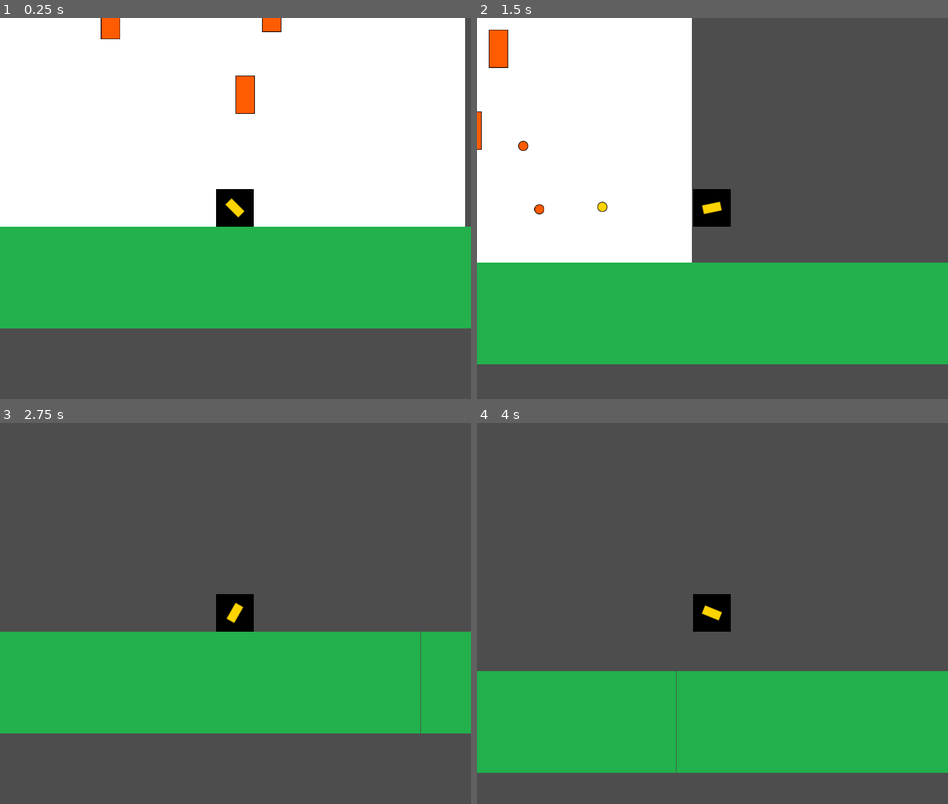
Above: before the commit, frames 1-4 (two rows, left to right).
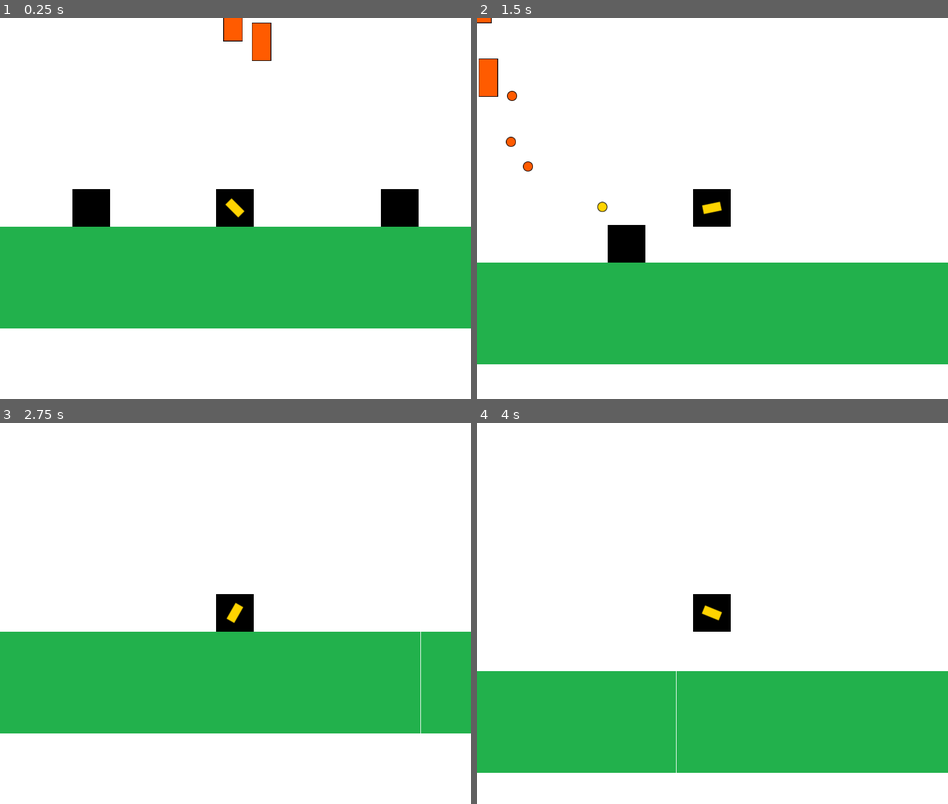
Above: after the commit, the same moments.

Repository: nicomeiradyj/entregas-ipv-meira-nicolas
Game: Godot game, scene res://Main.tscn
Same seed, same stepped clock (60 frames per second), same inputs: the game is played once before the commit and once after it.
Inputs (mouse positions are in pixels of both pictures, inside the frame that each line leads up to):
- Up to frame 1 (0.25 s): no input
- Up to frame 2 (1.5 s): tap Enter at 0.5 s; move the mouse to (816, 189) at 0.52 s; hold D (move_right) from 0.53 s (still down); click (816, 189) at 0.6 s; tap Space (jump) at 0.77 s; move the mouse to (618, 227) at 1.27 s; click (618, 227) at 1.35 s
- Up to frame 3 (2.75 s): tap Space (jump) at 1.52 s; move the mouse to (282, 529) at 2.02 s; release D (move_right) at 2.03 s; hold A (move_left) from 2.03 s (still down); click (282, 529) at 2.1 s
- Up to frame 4 (4 s): tap Space (jump) at 2.75, 3.02, 3.77 s; move the mouse to (688, 689) at 2.77 s; release A (move_left) at 2.78 s; hold D (move_right) from 2.78 s (still down); click (688, 689) at 2.85 s; move the mouse to (853, 670) at 3.52 s; click (853, 670) at 3.6 s

The runs differ from the first frame. In frame 1, 22% of the frame differs, in the area x 0-100%, y 0-100%; in frame 2, 45%; in frame 3, 73%; in frame 4, 73%.

Commit message:
Requisitos basicos listos

Diff:
--- a/entrega-3-meira-nicolas/Main.gd
+++ b/entrega-3-meira-nicolas/Main.gd
@@ -6,4 +6,4 @@
 func _ready() -> void:
 	randomize()
 	player.initialize(self)
-	turret_spawner.initialize(player)
+	turret_spawner.initialize()
--- a/entrega-3-meira-nicolas/Main.tscn
+++ b/entrega-3-meira-nicolas/Main.tscn
@@ -6,11 +6,15 @@
 [ext_resource type="PackedScene" uid="uid://bscjwoaotlcqc" path="res://entities/enemies/Turret.tscn" id="4"]
 [ext_resource type="Script" uid="uid://ertnqm8kd3lw" path="res://entities/enemies/TurretsSpawner.gd" id="5"]
 [ext_resource type="PackedScene" uid="uid://b4667wb7f2iuk" path="res://world/floor.tscn" id="6_3dxm6"]
+[ext_resource type="PackedScene" uid="uid://clgkhks5nljm" path="res://world/cube.tscn" id="7_lgr22"]
 
 [node name="Main" type="Node" unique_id=1412197406]
 script = ExtResource("3")
 
-[node name="Background" type="TextureRect" parent="." unique_id=49386330]
+[node name="CanvasLayer" type="CanvasLayer" parent="." unique_id=1662757973]
+layer = -1
+
+[node name="Background" type="TextureRect" parent="CanvasLayer" unique_id=49386330]
 anchors_preset = 15
 anchor_right = 1.0
 anchor_bottom = 1.0
@@ -24,7 +28,8 @@
 [node name="Camera2D" type="Camera2D" parent="Player" unique_id=1793492882]
 position = Vector2(1, 1)
 
-[node name="TurretsSpawner" type="Node" parent="." unique_id=1714388729]
+[node name="TurretsSpawner" type="Marker2D" parent="." unique_id=664919146]
+position = Vector2(396, 95)
 script = ExtResource("5")
 turret_scene = ExtResource("4")
 
@@ -39,3 +44,10 @@
 
 [node name="Floor4" parent="." unique_id=818139948 instance=ExtResource("6_3dxm6")]
 position = Vector2(2794, 562)
+
+[node name="Cube" parent="." unique_id=2048387859 instance=ExtResource("7_lgr22")]
+position = Vector2(27, 2)
+
+[node name="Cube2" parent="." unique_id=1507535409 instance=ExtResource("7_lgr22")]
+position = Vector2(551, 2)
+mass = 1.0
--- a/entrega-3-meira-nicolas/entities/enemies/Turret.gd
+++ b/entrega-3-meira-nicolas/entities/enemies/Turret.gd
@@ -5,20 +5,34 @@
 
 @export var projectile_scene: PackedScene
 
-var player: Node2D
+var target: Node2D
 var projectile_container: Node
 
-func initialize(turret_pos: Vector2, player: Node2D, projectile_container: Node) -> void:
+func initialize(container: Node, turret_pos: Vector2, new_projectile_container: Node) -> void:
+	container.add_child(self)
 	global_position = turret_pos
-	self.player = player
-	self.projectile_container = projectile_container
-	fire_timer.connect("timeout", fire_at_player)
-	fire_timer.start()
+	projectile_container = new_projectile_container
+
+	fire_timer.timeout.connect(fire_at_player)
 
 func fire_at_player() -> void:
+	if target == null:
+		return
+
 	var proj_instance = projectile_scene.instantiate()
 	proj_instance.initialize(
 		projectile_container,
 		fire_position.global_position,
-		fire_position.global_position.direction_to(player.global_position)
+		fire_position.global_position.direction_to(target.global_position)
 	)
+
+func _on_detection_area_body_entered(body: Node2D) -> void:
+	if target == null:
+		target = body
+		fire_timer.start()
+
+
+func _on_detection_area_body_exited(body: Node2D) -> void:
+	if body == target:
+		target = null
+		fire_timer.stop()
--- a/entrega-3-meira-nicolas/entities/enemies/Turret.tscn
+++ b/entrega-3-meira-nicolas/entities/enemies/Turret.tscn
@@ -1,15 +1,28 @@
-[gd_scene load_steps=4 format=3 uid="uid://bscjwoaotlcqc"]
+[gd_scene format=3 uid="uid://bscjwoaotlcqc"]
 
 [ext_resource type="Texture2D" uid="uid://c1umtbyikidk0" path="res://assets/textures/turret.png" id="1"]
 [ext_resource type="Script" uid="uid://b2s442tfjn5or" path="res://entities/enemies/Turret.gd" id="2"]
 [ext_resource type="PackedScene" path="res://entities/enemies/TurretProjectile.tscn" id="3"]
 
-[node name="Turret" type="Sprite2D"]
+[sub_resource type="CircleShape2D" id="CircleShape2D_8w0r3"]
+radius = 421.076
+
+[node name="Turret" type="Sprite2D" unique_id=131872361]
 texture = ExtResource("1")
 script = ExtResource("2")
 projectile_scene = ExtResource("3")
 
-[node name="FireTimer" type="Timer" parent="."]
+[node name="FireTimer" type="Timer" parent="." unique_id=795713923]
 
-[node name="FirePosition" type="Marker2D" parent="."]
+[node name="FirePosition" type="Marker2D" parent="." unique_id=1761552203]
 position = Vector2(0, -30.0339)
+
+[node name="DetectionArea" type="Area2D" parent="." unique_id=1516396597]
+collision_layer = 0
+collision_mask = 2
+
+[node name="CollisionShape2D" type="CollisionShape2D" parent="DetectionArea" unique_id=1315885918]
+shape = SubResource("CircleShape2D_8w0r3")
+
+[connection signal="body_entered" from="DetectionArea" to="." method="_on_detection_area_body_entered"]
+[connection signal="body_exited" from="DetectionArea" to="." method="_on_detection_area_body_exited"]
--- a/entrega-3-meira-nicolas/entities/enemies/TurretsSpawner.gd
+++ b/entrega-3-meira-nicolas/entities/enemies/TurretsSpawner.gd
@@ -1,16 +1,21 @@
-extends Node
+extends Marker2D
 
 @export var turret_scene: PackedScene
 
-func initialize(player: Node2D) -> void:
-	var visible_rect: Rect2 = get_viewport().get_visible_rect()
+func _ready():
+	call_deferred("initialize")
+
+func initialize() -> void:
+
+	# esto es para la posicion del player y que nio se pongan las torretas arriba
+	var target: Node2D = get_node("/root/Main/Player")
+
 	for i in 3:
 		var turret_instance: Node2D = turret_scene.instantiate()
 
-		var turret_pos: Vector2 = Vector2(
-			randf_range(visible_rect.position.x, visible_rect.end.x),
-			randf_range(visible_rect.position.y + 30, player.global_position.y - 50)
+		var turret_pos: Vector2 = global_position + Vector2(
+			randf_range(-150, 150),
+			randf_range(-150, 150)
 		)
 
-		add_child(turret_instance)
-		turret_instance.initialize(turret_pos, player, self)
+		turret_instance.initialize(self, turret_pos, self)
--- a/entrega-3-meira-nicolas/entities/player/Player.gd
+++ b/entrega-3-meira-nicolas/entities/player/Player.gd
@@ -1,4 +1,6 @@
 extends CharacterBody2D
+
+class_name Player
 
 @onready var cannon: Node = $Cannon
 
--- a/entrega-3-meira-nicolas/entities/player/Player.tscn
+++ b/entrega-3-meira-nicolas/entities/player/Player.tscn
@@ -12,6 +12,7 @@
 
 [node name="Player" type="CharacterBody2D" unique_id=1425958823]
 position = Vector2(-0.0635071, 0.165405)
+collision_layer = 2
 script = ExtResource("1")
 
 [node name="Body" type="Sprite2D" parent="." unique_id=2093180707]
--- /dev/null
+++ b/entrega-3-meira-nicolas/world/cube.tscn
@@ -0,0 +1,18 @@
+[gd_scene format=3 uid="uid://clgkhks5nljm"]
+
+[ext_resource type="Texture2D" uid="uid://j14wrxanwhni" path="res://assets/textures/player.png" id="1_ceiq0"]
+
+[sub_resource type="RectangleShape2D" id="RectangleShape2D_8w0r3"]
+size = Vector2(63, 64)
+
+[node name="Cube" type="RigidBody2D" unique_id=2048387859]
+mass = 0.001
+gravity_scale = 0.158
+
+[node name="Sprite2D" type="Sprite2D" parent="." unique_id=1457812929]
+position = Vector2(138, 443)
+texture = ExtResource("1_ceiq0")
+
+[node name="CollisionShape2D" type="CollisionShape2D" parent="." unique_id=1178995488]
+position = Vector2(138, 443)
+shape = SubResource("RectangleShape2D_8w0r3")
